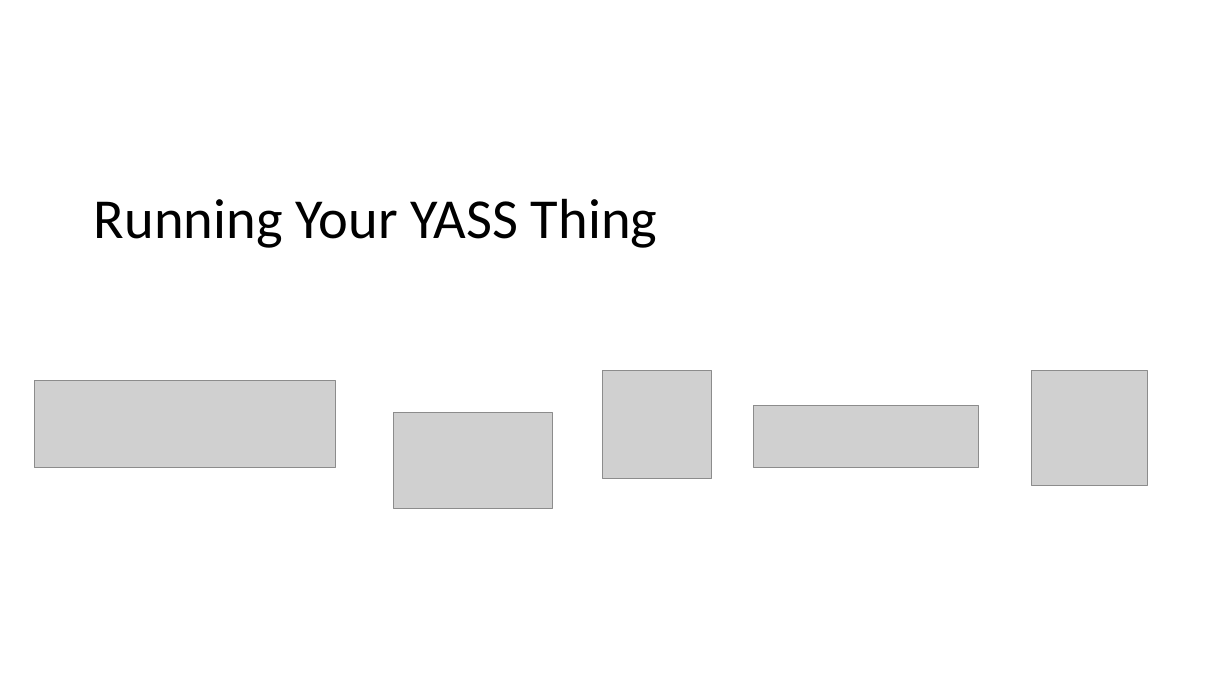
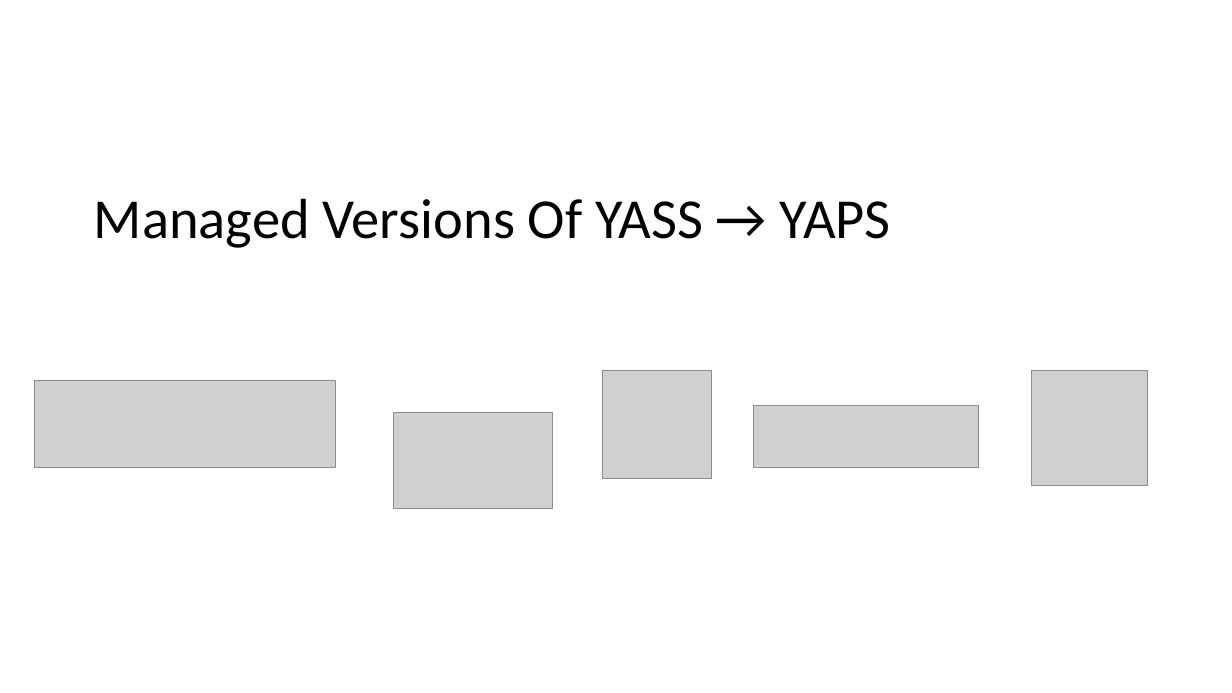
Before and after one commit to SteveLasker/Presentations, a slide deck: slide 7 of ACR/OCIArtifactRegistries.pptm (slide 5 before the commit). Drawn at 1232x693 pixels with LibreOffice and Linux fonts; fonts in the diff are those of the drawing; grey boxes stand for pictures; background and template pictures are left out. Boxes give left, top, right and bottom in pixels: in the first picture for what was removed or moved away, otherwise in the second. Text is boxed around its words. In the diff, an @@ line names an element or a change of style, - is before the commit and + after.

```diff
--- a/ACR/OCIArtifactRegistries.pptm
+++ b/ACR/OCIArtifactRegistries.pptm
@@ title at (94,198,891,248): text changed @@
-Running Your YASS Thing
+Managed Versions Of YASS → YAPS
```
Also in this commit, not shown: 9 other slides changed, 7 slides added, 2 slides removed.
